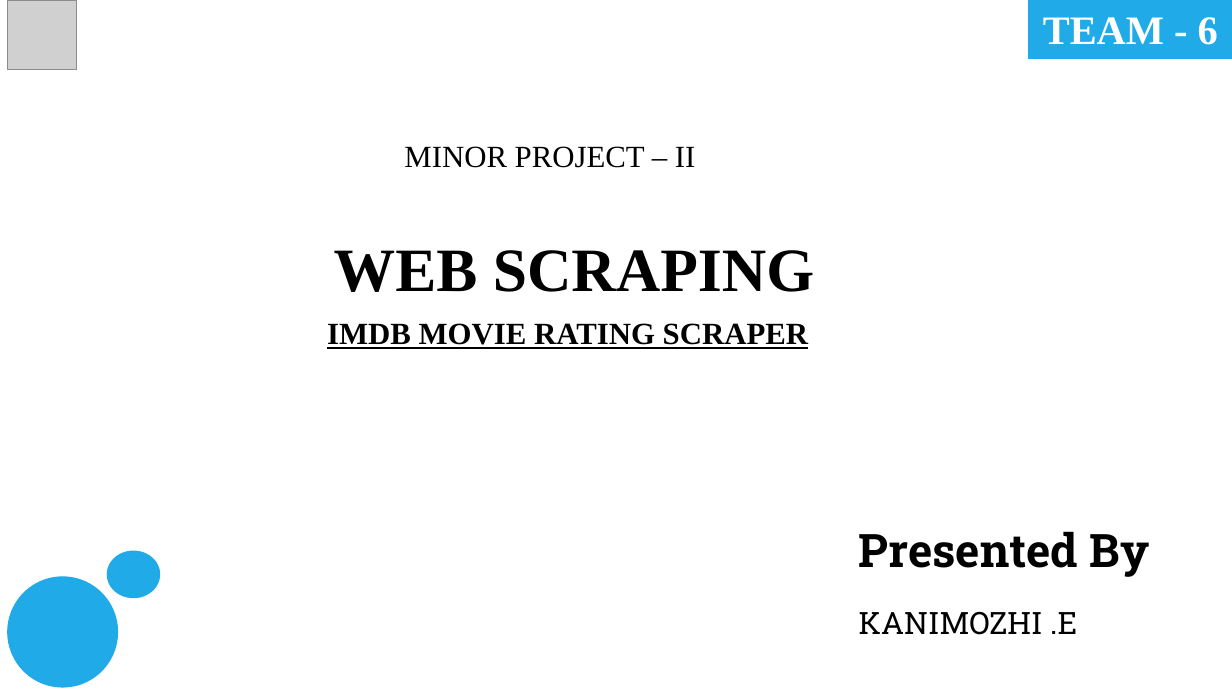
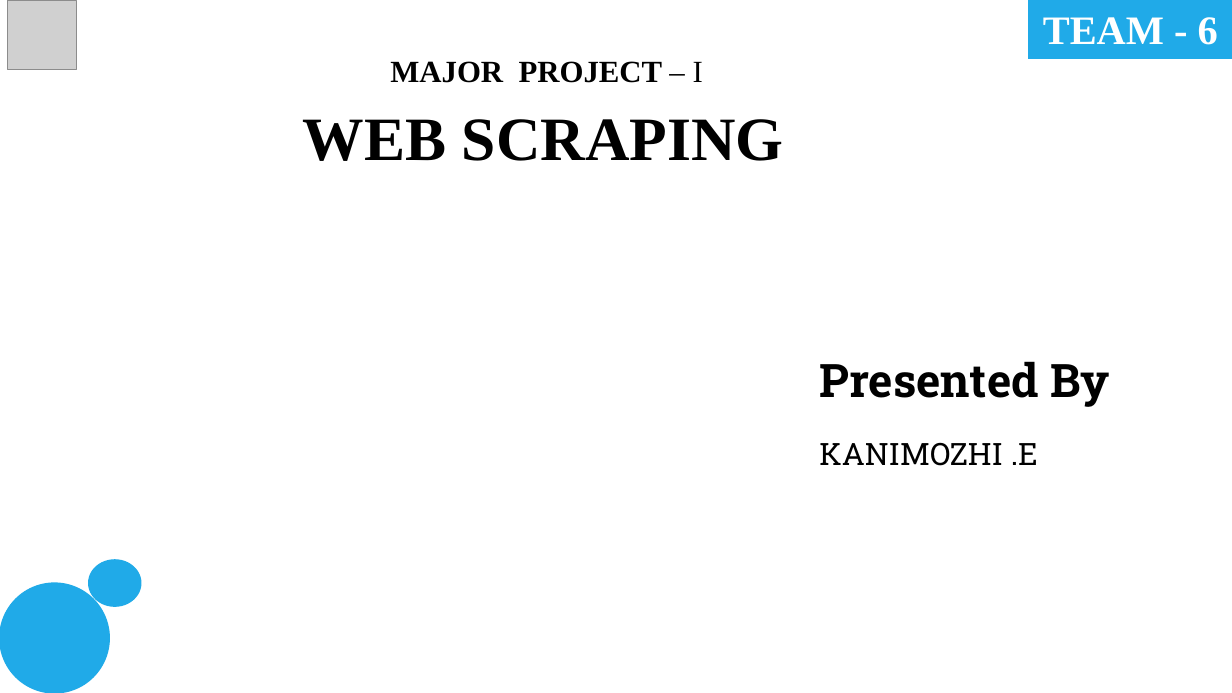
Before and after one commit to 24ece062-sys/Web-Scraping, a slide deck: slide 1 of Imdb movie/IMDB MOVIE.pptx. Drawn at 1232x693 pixels with LibreOffice and Linux fonts; fonts in the diff are those of the drawing; grey boxes stand for pictures. Boxes give left, top, right and bottom in pixels: in the first picture for what was removed or moved away, otherwise in the second. Text is boxed around its words. In the diff, an @@ line names an element or a change of style, - is before the commit and + after.

Commit message:
Add Cryptocurrency Price Tracker and update IMDb project

```diff
--- a/Imdb movie/IMDB MOVIE.pptx
+++ b/Imdb movie/IMDB MOVIE.pptx
@@ subtitle "MAJOR PROJECT – I": place and size @@
-subtitle "MAJOR PROJECT – I" at <box>327,146,814,349</box>
+subtitle "MAJOR PROJECT – I" at <box>303,61,783,161</box>
@@ subtitle at <box>390,61,703,83</box>: text changed; bold on @@
-MINOR PROJECT – II
+MAJOR PROJECT – I
@@ subtitle at <box>327,323,808,349</box>: paragraph removed @@
-IMDB MOVIE RATING SCRAPER
@@ text "Presented By": place and size @@
-text "Presented By" at <box>859,531,1150,635</box>
+text "Presented By" at <box>819,361,1110,466</box>
@@ ellipse: place and size @@
-ellipse at <box>107,552,159,598</box>
+ellipse at <box>89,560,140,606</box>
@@ ellipse: place and size @@
-ellipse at <box>8,577,118,687</box>
+ellipse at <box>0,583,110,693</box>
```
Also in this commit, not shown: 1 other slide changed, 1 slide added, 1 slide removed, 4 other files.
